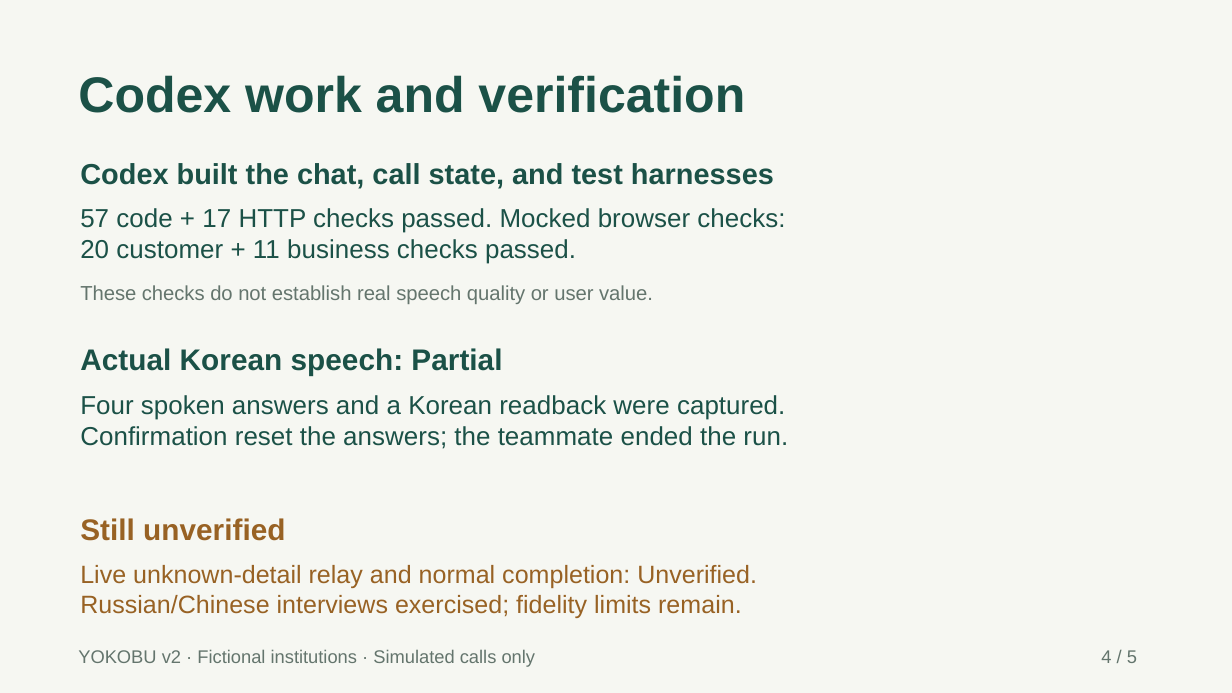
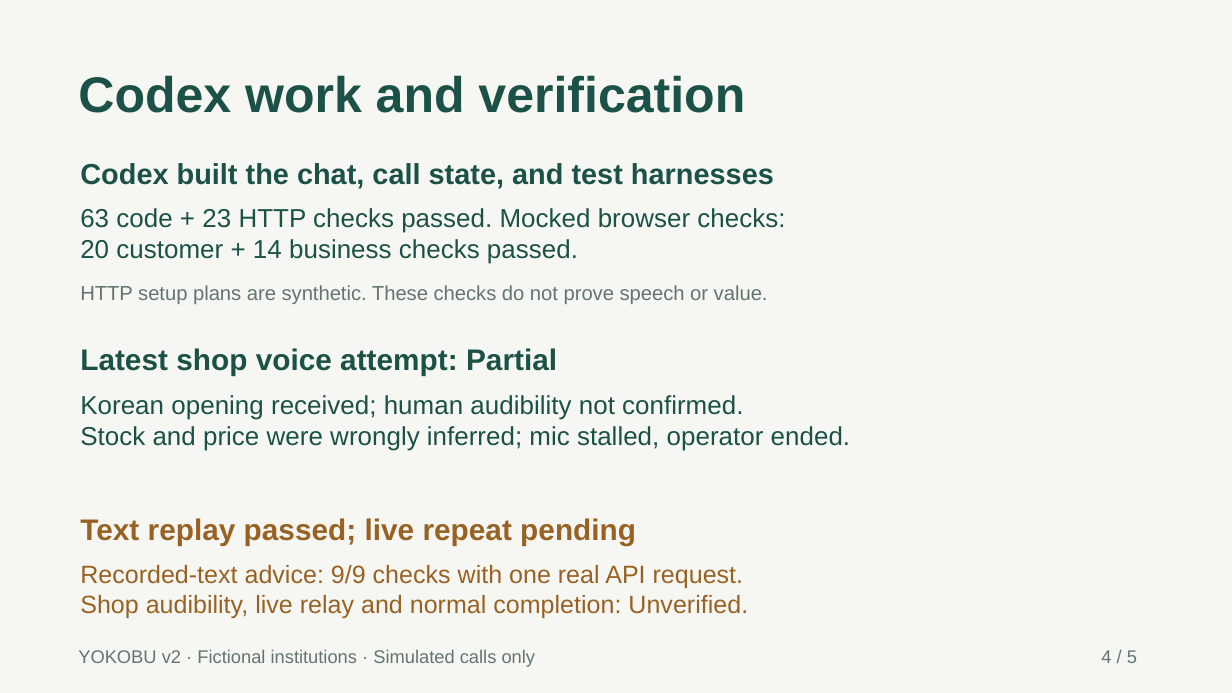
Before and after one commit to yeriqqen/kakao-ai-ralphthon-2026, a slide deck: slide 4 of submission/v2/slides.pptx. Drawn at 1232x693 pixels with LibreOffice and Linux fonts; fonts in the diff are those of the drawing. Boxes give left, top, right and bottom in pixels: in the first picture for what was removed or moved away, otherwise in the second. Text is boxed around its words. In the diff, an @@ line names an element or a change of style, - is before the commit and + after.

Commit message:
Preserve post-62f9a09 voice repairs and verification evidence

```diff
--- a/submission/v2/slides.pptx
+++ b/submission/v2/slides.pptx
@@ text at (80,208,785,264): text changed @@
-57 code + 17 HTTP checks passed. Mocked browser checks:
-20 customer + 11 business checks passed.
+63 code + 23 HTTP checks passed. Mocked browser checks:
+20 customer + 14 business checks passed.
@@ text at (80,285,768,304): text changed @@
-These checks do not establish real speech quality or user value.
+HTTP setup plans are synthetic. These checks do not prove speech or value.
@@ text at (80,348,557,375): text changed @@
-Actual Korean speech: Partial
+Latest shop voice attempt: Partial
@@ text at (80,395,850,451): text changed @@
-Four spoken answers and a Korean readback were captured.
-Confirmation reset the answers; the teammate ended the run.
+Korean opening received; human audibility not confirmed.
+Stock and price were wrongly inferred; mic stalled, operator ended.
@@ text at (80,518,636,546): text changed @@
-Still unverified
+Text replay passed; live repeat pending
@@ text at (80,565,748,618): text changed @@
-Live unknown-detail relay and normal completion: Unverified.
-Russian/Chinese interviews exercised; fidelity limits remain.
+Recorded-text advice: 9/9 checks with one real API request.
+Shop audibility, live relay and normal completion: Unverified.
```
Also in this commit, not shown: 1 other slide changed, 18 other files.
